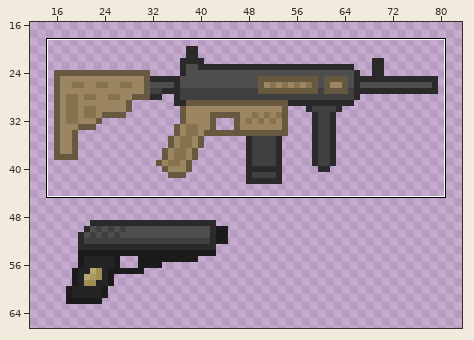
Edited in one commit: pixel-art file (Codesoul2/Aseprite/CodeSoul2 NewWeapons.aseprite). Above, an overview of the earlier version with the close-up marked.
Close-up. Old version:
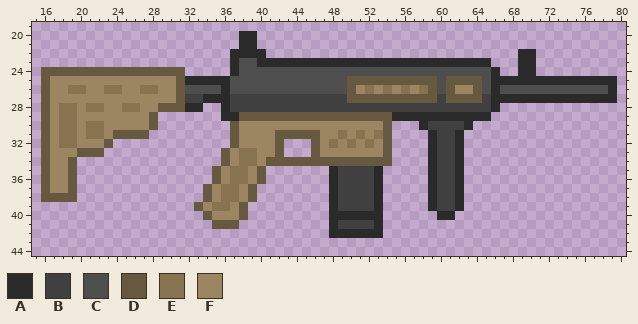
176x112 pixels, 1 frame. Colours within 5 levels of each other are drawn and written as one. Shown: x 15..80, y 19..44. The wide view leaves out empty margins. The commit also changed other parts of the picture, which this record leaves out.
Visible layers, top first: "NEW SE23", "NEW M4".
Palette (. is transparent): A #2a2a2a  B #404040  C #4e4e4e  D #675840  E #887350  F #9c8661
Pixels before, first column x 16:
20 ......................AA........................................
21 ......................AA........................................
22 .....................AAAA............................AA.........
23 .....................ACCAAAAAAAAAAAAAAAAAAAAAAAAAA...AA.........
24 DDDDDDDDDDDDDDDD.....ACCCCCCCCCCCCCCCCCCCCCCCCCCCCA..AA.........
25 DFFFFFFFFFFFFFFDAAAAACCCCCCCCCCCCCDDDDDDDDDDCDDDDCAAAAAAAAAAAAAA
26 DFFEEFFEEFFEEFFDCCCCACCCCCCCCCCCCCDFEFEFEFEDCDFFDCACCCCCCCCCCCCA
27 DFFFFFFFFFFFFFFDBBAAABBBBBBBBBBBBBDDDDDDDDDDBDDDDBAAAAAAAAAAAAAA
28 DFEEFEEFFEEFFDDDAA..ABBBBBBBBBBBBBBBBBBBBBBBBBBBBBA.............
29 DFEEFFFFFFFFD.......AADDDDDDDDDDDDDDDDDAAAAAAAAAAA..............
30 DFEEFEEFFFFFD........DFFFFFFFFFFFFFFFFD...ABBBBA................
31 DFEEFEEFDDDD.........DFFFFDDDDDFFEFEFED....ABBA.................
32 DFEEFFFD.............DFFFFD...DFEFEFEFD....ABBA.................
33 DFFFDDD.............DFEEFFD...DFFFFFFFD....ABBA.................
34 DFFD................DFEEFDDDDDDDDDDDDDD....ABBA.................
35 DFFD...............DFEEFD.......ABBBBA.....ABBA.................
36 DFFD...............DFEEFD.......ABBBBA.....ABBA.................
37 DFFD..............DFEEFD........ABBBBA.....ABBA.................
38 DDDD..............DFEEFD........ABBBBA.....ABBA.................
39 .................DFEEFD.........ABBBBA.....ABBA.................
40 ..................DFFFD.........AAAAAA......AA..................
41 ...................DDD..........ABBBBA..........................
42 ................................AAAAAA..........................
Once edited:
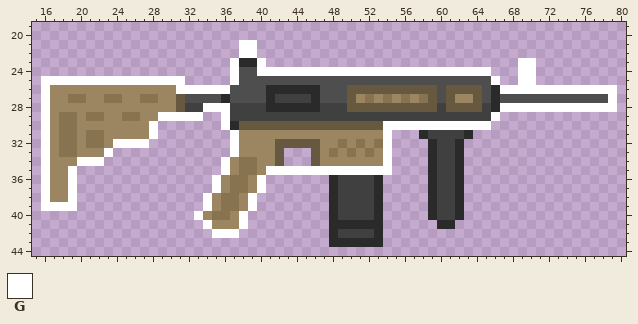
Colours new in this view: G #ffffff
Changes in this commit:
layer "M4 Chalk" added
Changed rows in their new state; - is an unchanged pixel.
Layers "M4 Chalk", "NEW M4":
first column x 16:
20 ----------------------..----------------------------------------
21 ----------------------GG----------------------------------------
22 ---------------------.GG.----------------------------..---------
23 ---------------------GAAG.........................---GG---------
24 ................-----G--GGGGGGGGGGGGGGGGGGGGGGGGGG.--GG---------
25 GGGGGGGGGGGGGGGG.....G------------CCCCCCCCCC-CCCC-G..GG.........
26 G--FF--FF--FF--GGGGGG----AAAAAA----DDDDDDDD---DD---GGGGGGGGGGGGG
27 G--EE--EE--EE---CCCC-CCCCA----ACCC-FEFEFEFE-C-FF-C-CCCCCCCCCCCCG
28 G-FF-FF--FF--FF-BBGGG----AAAAAA---DDDDDDDDDD-DDDD--GGGGGGGGGGGGG
29 G----EE--EE-FGGGGG--GBBBBBBBBBBBBBBBBBBBBBBBBBBBBBG-------------
30 G----FF-----G-------GADDDDDDDDDDDDDDDDGGGGGGGGGGGG--------------
31 G-------FFFFG--------G----FFFFF--F-F-FG---AB--BA----------------
32 G----EEFGGGG---------G-----DDD--FEFEFEG-------------------------
33 G-EEFFFG------------.GFF--------E-E-E-G-------------------------
34 G--FGGG-------------G----F-...-FFFFFFFG-------------------------
35 G--G---------------.GF-EFGGGGGGGGGGGGGG-------------------------
36 G--G---------------G----G---------------------------------------
37 G--G--------------.GF-EFG---------------------------------------
38 GFFG--------------G----G----------------------------------------
39 GGGG-------------.GF-EFG----------------------------------------
40 -----------------GFEE-G----------BBBB------ABBA-----------------
41 ------------------GFFFG----------AAAA-------AA------------------
42 -------------------GGG-----------BBBB---------------------------
43 --------------------------------AAAAAA--------------------------
